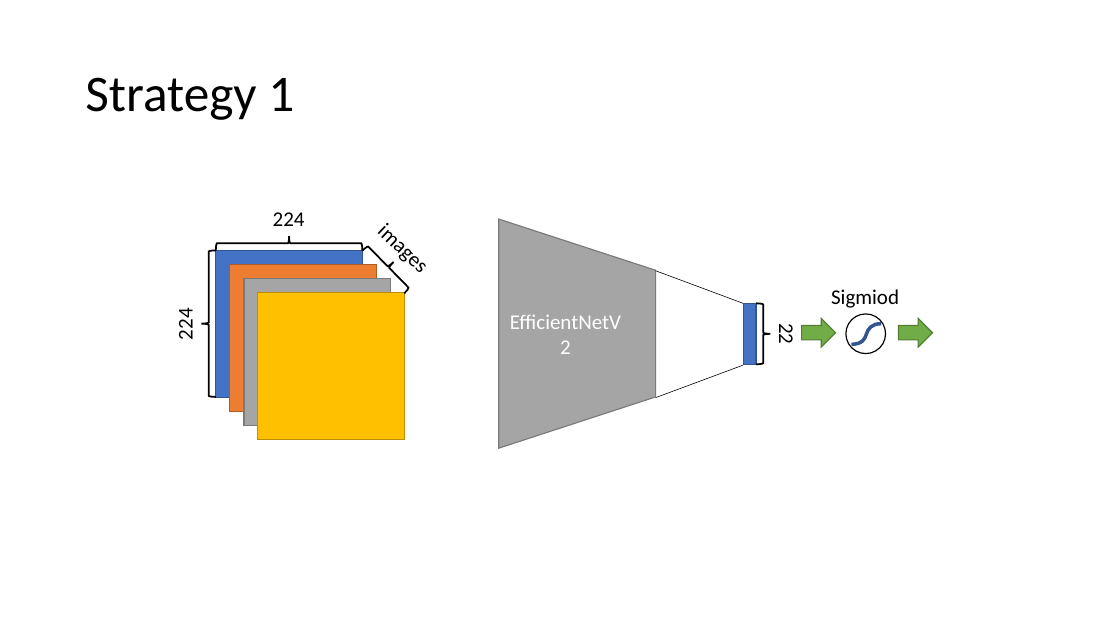
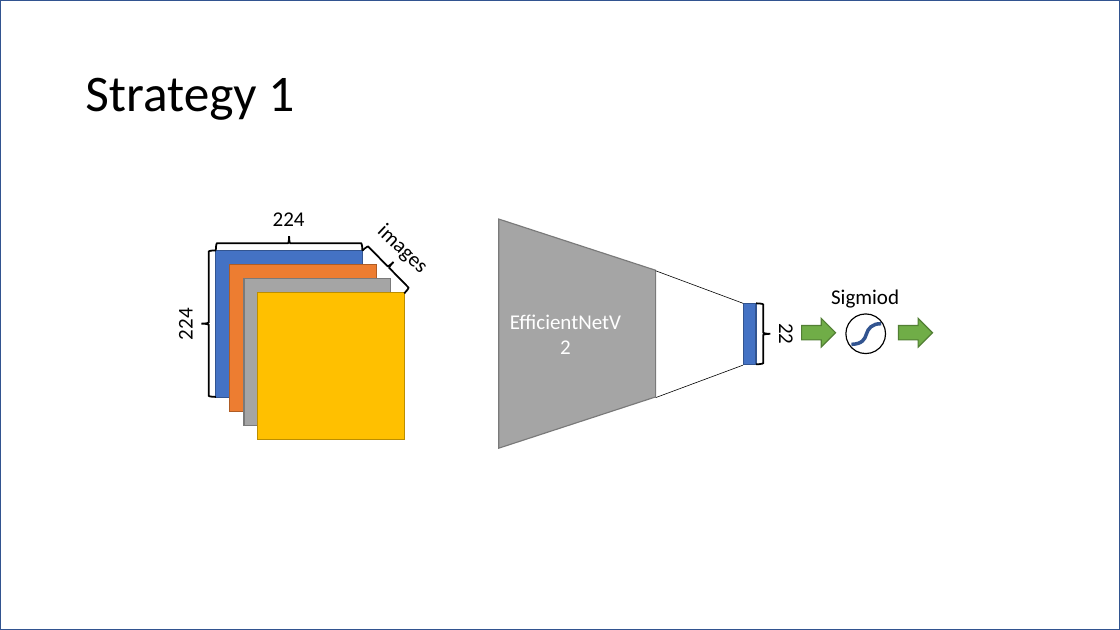
Before and after one commit to Huai-Yuan/UNIFESP_X-ray_Body_Part_Classifier_Competition, a slide deck: slide 1 of docs/readme/images/Strategies.pptx. Drawn at 1120x630 pixels with LibreOffice and Linux fonts; fonts in the diff are those of the drawing. Boxes give left, top, right and bottom in pixels: in the first picture for what was removed or moved away, otherwise in the second. Text is boxed around its words. In the diff, an @@ line names an element or a change of style, - is before the commit and + after.

Commit message:
plan strategy 2

```diff
--- a/docs/readme/images/Strategies.pptx
+++ b/docs/readme/images/Strategies.pptx
@@ rectangle added at (x1=0, y1=0, x2=1120, y2=630), fill #FFFFFF, outline #325491 1 pt @@
```
Also in this commit, not shown: 1 other slide changed, 3 other files.
